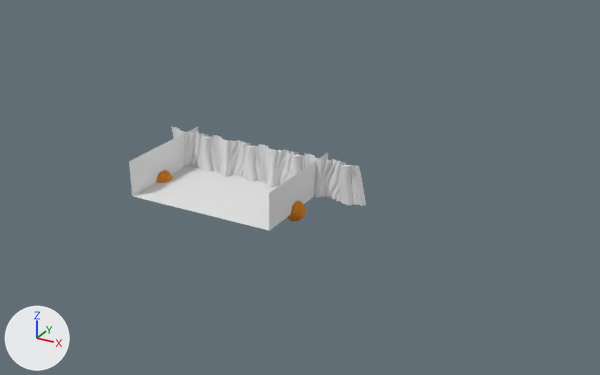
What one commit did to the FBX model Assets/Art/Model/Arena.fbx.
The view is the same before and after, from a 50 mm camera at (208.0, -305.0, 165.0) aimed at (29.0, 21.0, 2.0). Lighting does not change. The marker at lower left points along +X, +Y and +Z. Where no turn or scale is listed for an object, it has been applied to the vertices.

Script lines for the objects in view, before the commit:
```python
me_cube_006 = bpy.data.meshes.new('Cube.006')
me_cube_006.from_pydata(...)  # 1538 vertices, 1536 faces; spans x -1.79..1.73, y -1.78..1.8, z -1.74..1.68
me_cube_006.materials.append(mat_cellgoal)  # orange #e7a23f
me_plane_001 = bpy.data.meshes.new('Plane.001')
me_plane_001.from_pydata([(-38.4, -23.8, 0.0), (38.4, -23.8, 0.0), (-38.4, 32.2, 0.0), (38.4, 32.2, 0.0), (-38.3, -23.8, 18.0), (38.4, -23.8, 18.0), (-38.3, 32.2, 18.0), (38.4, 32.2, 18.0)], [], [(0, 1, 3, 2), (3, 1, 5, 7), (0, 2, 6, 4)])
me_plane_001.materials.append(mat_floor)  # its picture is missing
me_plane_007 = bpy.data.meshes.new('Plane.007')
me_plane_007.from_pydata(...)  # 122 vertices, 101 faces; spans x -1.0..0.93, y -0.92..1.0, z 0.0..0.48
me_plane_007.materials.append(mat_material_002)  # its picture is missing
ob_arenawall = bpy.data.objects.new('ArenaWall', None)
ob_arenawall.location = (6.955, 23.57, 9.183)
ob_arenawall_plane_005_dupli_4 = bpy.data.objects.new('ArenaWall|Plane.005|Dupli|4', me_plane_007)
ob_arenawall_plane_005_dupli_4.parent = ob_arenawall
ob_arenawall_plane_005_dupli_4.location = (46.19, -0.0679, -0.761)
ob_arenawall_plane_005_dupli_4.rotation_euler = (1.559, 0.0, 0.0)  # degrees (89, 0, 0)
ob_arenawall_plane_005_dupli_4.scale = (10.9, 10.2, 10.2)
ob_cube_003 = bpy.data.objects.new('Cube.003', me_cube_006)
ob_cube_003.location = (38.1, 0.0, 0.0)
ob_cube_003.scale = (2.82, 2.82, 2.82)
ob_plane = bpy.data.objects.new('Plane', me_plane_001)
ob_plane.location = (0.0, 0.0, 0.3)
# also in view: 'ArenaWall|Plane.008|Dupli|7' at (15.0, 22.0, 10.0); 'ArenaWall|Plane.002|Dupli|1' at (-27.0, 21.0, 9.0); 'ArenaWall|Plane.006|Dupli|5' at (26.0, 21.0, 9.0); 'ArenaWall|Plane.003|Dupli|2' at (-12.0, 22.0, 10.0); 'ArenaWall|Plane.007|Dupli|6' at (41.0, 22.0, 10.0)
```
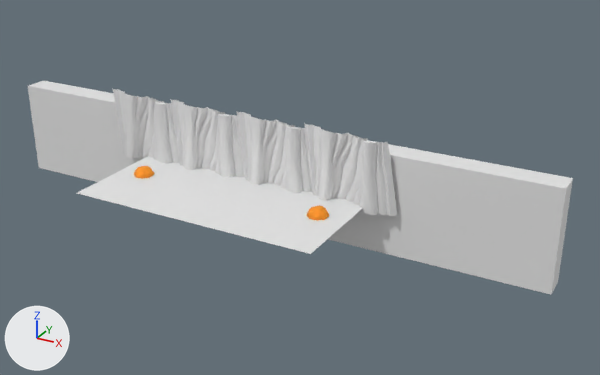
ob_arenawall is not drawn itself; it is the parent of ob_arenawall_plane_001_dupli, ob_arenawall_plane_003_dupli_2, ob_arenawall_plane_005_dupli_4, ob_arenawall_plane_008_dupli_7, ob_arenawall_plane_007_dupli_6, ob_arenawall_plane_002_dupli_1, ob_arenawall_plane_004_dupli_3, ob_arenawall_plane_006_dupli_5.

Changed parts and their boxes [x1, y1, x2, y2] in the pictures (600 x 375 px):
'Cube.001', added: after [28, 80, 573, 295]
'floor.001', added: after [77, 156, 362, 254]
'Plane', deleted: before [129, 127, 328, 231]
'ArenaWall|Plane.005|Dupli|4', moved, rescaled (46% wider, 76% taller): before [328, 161, 366, 206]; after [341, 136, 397, 216]
'ArenaWall|Plane.003|Dupli|2', moved, rescaled (44% wider, 67% taller): before [213, 135, 251, 177]; after [170, 99, 225, 170]
'ArenaWall|Plane.001|Dupli|', moved, rescaled (45% wider, 73% taller): before [235, 143, 263, 182]; after [204, 110, 245, 178]
'ArenaWall|Plane.008|Dupli|7', moved, rescaled (46% wider, 70% taller): before [259, 144, 299, 187]; after [236, 111, 295, 185]
'ArenaWall|Plane.007|Dupli|6', moved, rescaled (52% wider, 73% taller): before [305, 153, 346, 197]; after [305, 124, 368, 201]
'ArenaWall|Plane.002|Dupli|1', moved, rescaled (39% wider, 69% taller): before [191, 134, 218, 172]; after [142, 99, 180, 164]
'ArenaWall|Plane.004|Dupli|3', moved, rescaled (41% wider, 73% taller): before [172, 127, 208, 167]; after [113, 89, 164, 159]
'ArenaWall|Plane.006|Dupli|5', moved, rescaled: before [279, 152, 307, 185]; after [267, 122, 312, 193]
'Cube.003', moved: before [287, 201, 306, 222]; after [307, 205, 329, 220]

Diff of the bpy script that builds the scene:
```diff
--- a/Assets/Art/Model/Arena.fbx.py
+++ b/Assets/Art/Model/Arena.fbx.py
@@ me_plane_000 @@
+me_plane_000.from_pydata([(-64.4, -34.1, 0.0), (64.4, -34.1, 0.0), (-64.4, 46.2, 0.0), (64.4, 46.2, 0.0)], [], [(0, 1, 3, 2)])
+me_plane_000.materials.append(mat_floor)  # its picture is missing
@@ me_cube_003 @@
+me_cube_003.from_pydata(...)  # a box spanning x -1.0..1.0, y -1.0..1.0, z -1.0..1.0
@@ ob_plane @@
-ob_plane = bpy.data.objects.new('Plane', me_plane_001)
-ob_plane.location = (0.0, 0.0, 0.3)
@@ ob_arenawall @@
 ob_arenawall = bpy.data.objects.new('ArenaWall', None)
-ob_arenawall.location = (6.955, 23.57, 9.183)
+ob_arenawall.location = (-4.16, 23.57, 15.64)
+ob_arenawall.scale = (1.48, 1.29, 1.81)
@@ ob_cube_003 @@
 ob_cube_003 = bpy.data.objects.new('Cube.003', me_cube_006)
-ob_cube_003.location = (38.1, 0.0, 0.0)
+ob_cube_003.location = (50.0, 0.0, 0.0)
 ob_cube_003.scale = (2.82, 2.82, 2.82)
@@ ob_floor_001 @@
+ob_floor_001 = bpy.data.objects.new('floor.001', me_plane_000)
+ob_floor_001.location = (0.0, 0.0, 0.3)
@@ ob_cube_001 @@
+ob_cube_001 = bpy.data.objects.new('Cube.001', me_cube_003)
+ob_cube_001.location = (0.0, 31.8, 0.3)
+ob_cube_001.rotation_euler = (-3.142, 0.0, 0.0)  # degrees (-180, 0, 0)
+ob_cube_001.scale = (-152.0, -6.29, -25.4)
```
